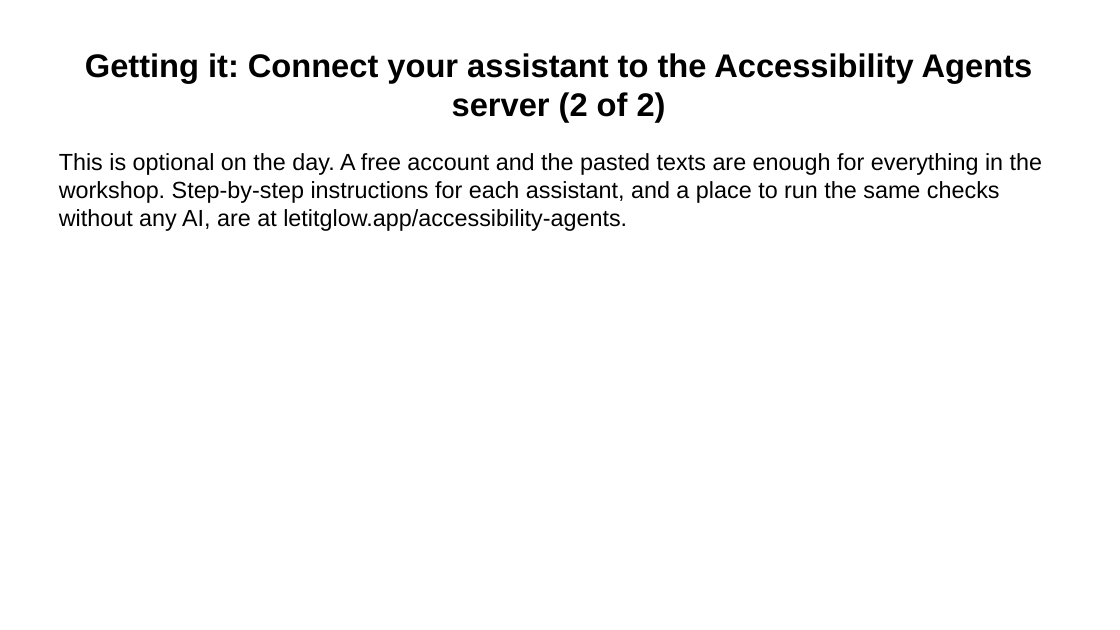
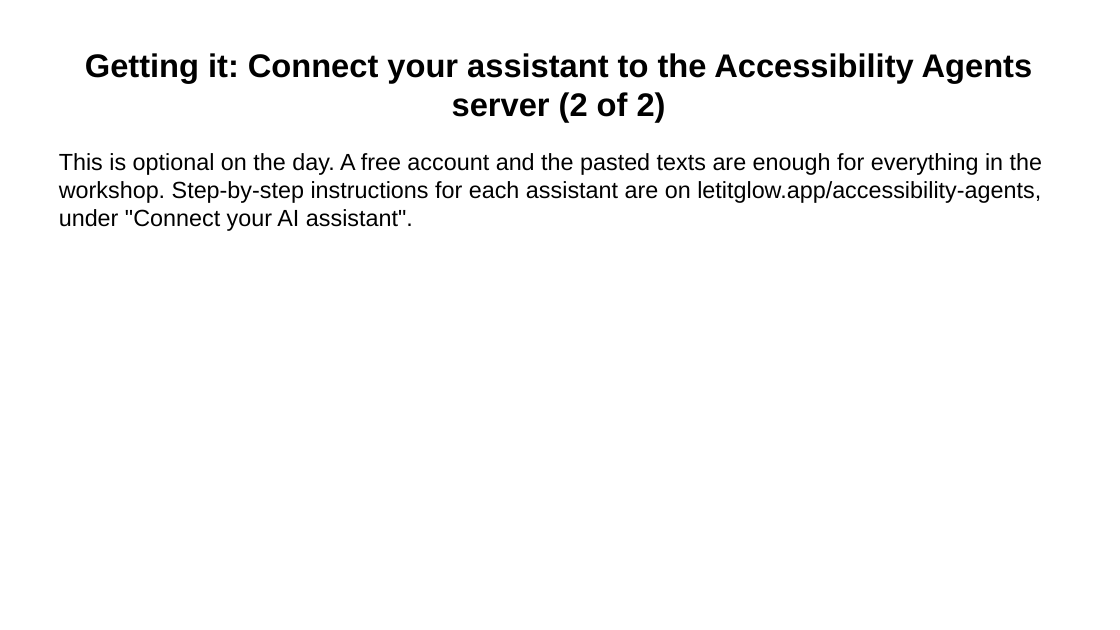
Before and after one commit to Community-Access/glow, a slide deck: slide 19 of docs/ahg-2026/kit/accessibility-agents.pptx (slide 17 before the commit). Drawn at 1120x630 pixels with LibreOffice and Linux fonts; fonts in the diff are those of the drawing. Boxes give left, top, right and bottom in pixels: in the first picture for what was removed or moved away, otherwise in the second. Text is boxed around its words. In the diff, an @@ line names an element or a change of style, - is before the commit and + after.

```diff
--- a/docs/ahg-2026/kit/accessibility-agents.pptx
+++ b/docs/ahg-2026/kit/accessibility-agents.pptx
@@ text at box(59, 153, 1042, 231): text changed @@
-This is optional on the day. A free account and the pasted texts are enough for everything in the workshop. Step-by-step instructions for each assistant, and a place to run the same checks without any AI, are at letitglow.app/accessibility-agents.
+This is optional on the day. A free account and the pasted texts are enough for everything in the workshop. Step-by-step instructions for each assistant are on letitglow.app/accessibility-agents, under "Connect your AI assistant".
```
Also in this commit, not shown: 7 other slides changed, 3 slides added, 4 other files.
